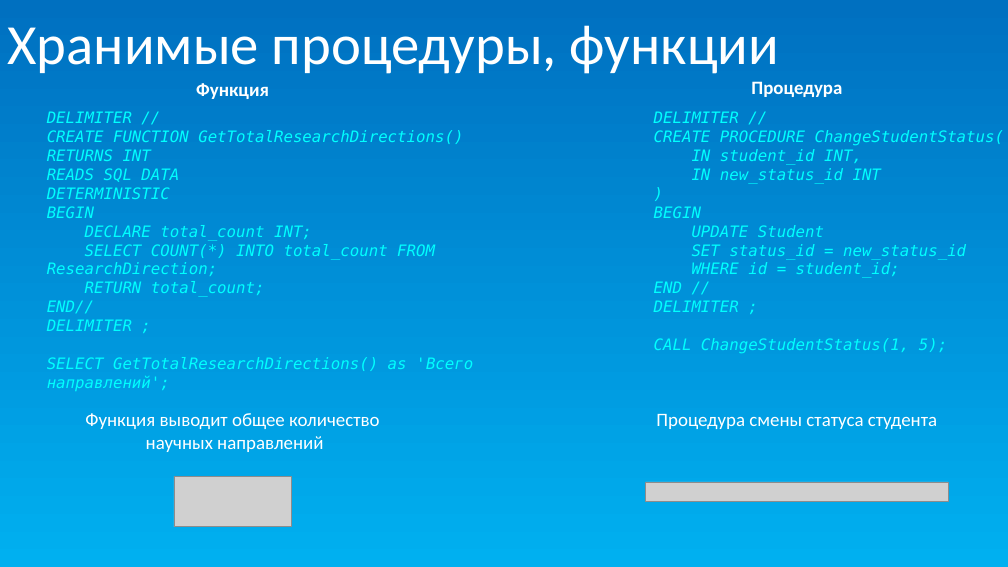
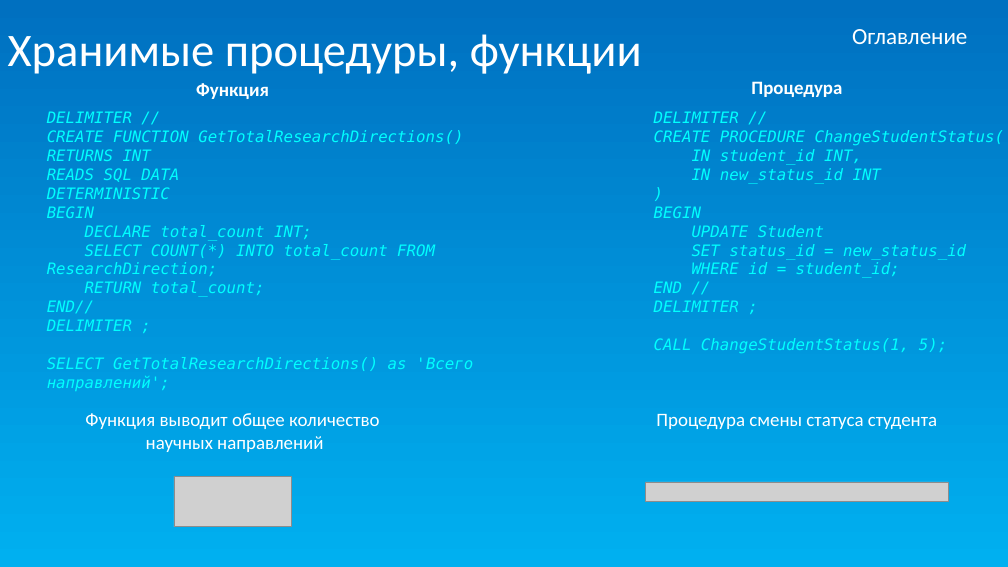
Before and after one commit to Dima-Shum/All_Documents_UP11, a slide deck: slide 9 of Шумов Д защита УП.pptx. Drawn at 1008x567 pixels with LibreOffice and Linux fonts; fonts in the diff are those of the drawing; grey boxes stand for pictures. Boxes give left, top, right and bottom in pixels: in the first picture for what was removed or moved away, otherwise in the second. Text is boxed around its words. In the diff, an @@ line names an element or a change of style, - is before the commit and + after.

```diff
--- a/Шумов Д защита УП.pptx
+++ b/Шумов Д защита УП.pptx
@@ title "Хранимые процедуры, функции" at bbox=[8, 34, 642, 74]: size 54 to 44.5 pt @@
@@ text added at bbox=[852, 29, 967, 44], 22 pt, text #FFFFFF @@
+Оглавление
```
Also in this commit, not shown: 14 other slides changed, 1 slide added, 1 slide removed.
